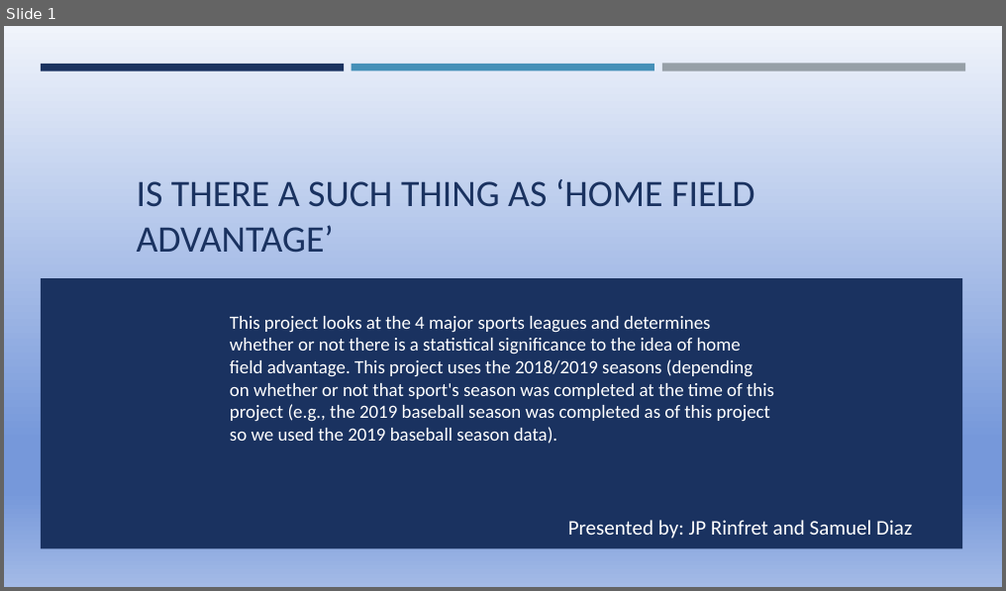
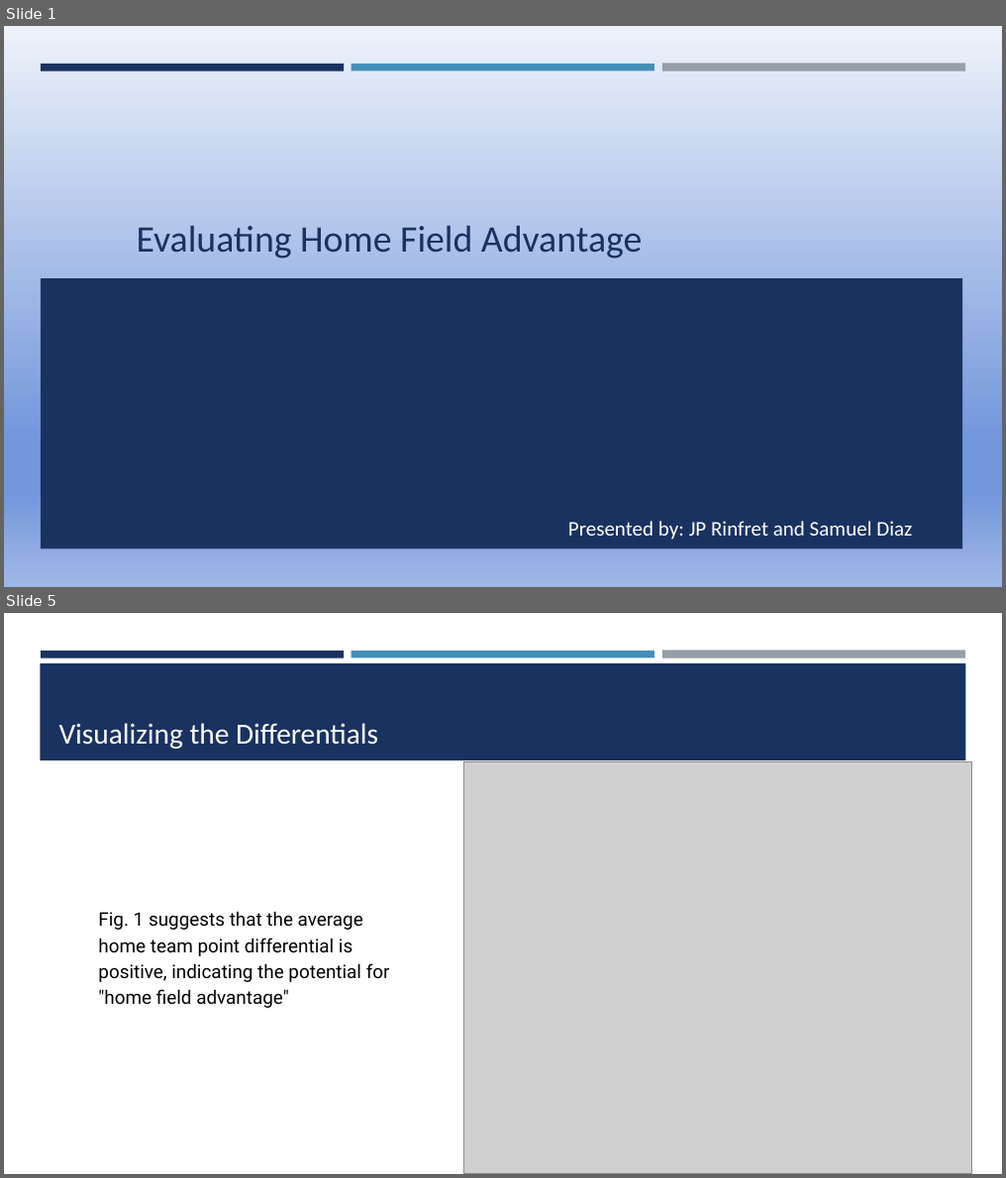
Before and after one commit to jprinfret/home_field_advantage, a slide deck: Presentation1.pptx. Shown one above the other, each under a label of ours: slide 1 before the commit, slides 1 and 5 after it; the slides between them are not shown. The pictures are 1006x591 and 1006x1178 pixels, drawn with LibreOffice and Linux fonts; fonts in the diff are those of the drawing; grey boxes stand for pictures. Boxes give left, top, right and bottom in pixels: in the first picture for what was removed or moved away, otherwise in the second. Text is boxed around its words. In the diff, an @@ line names an element or a change of style, - is before the commit and + after.

```diff
--- a/Presentation1.pptx
+++ b/Presentation1.pptx
@@ slide 5 added at (4,613,1002,1174), background #FFFFFF; not listed: 3 template elements that a slide beside it also shows @@
@@ rectangle added at (40,663,966,761), fill #1A3260 @@
@@ title added at (59,723,378,749), 28 pt, text #FFFFFF @@
+Visualizing the Differentials
@@ picture added at (463,761,972,1173) @@
@@ text added at (98,911,390,1008), 18 pt, text #000000 @@
+Fig. 1 suggests that the average home team point differential is positive, indicating the potential for "home field advantage"
@@ slide 1 changed as well @@
@@ background gradient #F0F4FB to #7698DA to #A3BAE6 to gradient #EEF2FA to #7397DB to #A0B8E7 @@
@@ title at (137,226,642,259): text changed @@
-IS THERE A SUCH THING AS ‘HOME FIELD ADVANTAGE’
+Evaluating Home Field Advantage
@@ text removed at (230,316,774,444) @@
-This project looks at the 4 major sports leagues and determines whether or not there is a statistical significance to the idea of home field advantage. This project uses the 2018/2019 seasons (depending on whether or not that sport's season was completed at the time of this project (e.g., the 2019 baseball season was completed as of this project so we used the 2019 baseball season data).
```
Also in this commit, not shown: 3 other slides changed, 10 other slides added, 4 slides removed, 2 other files.
